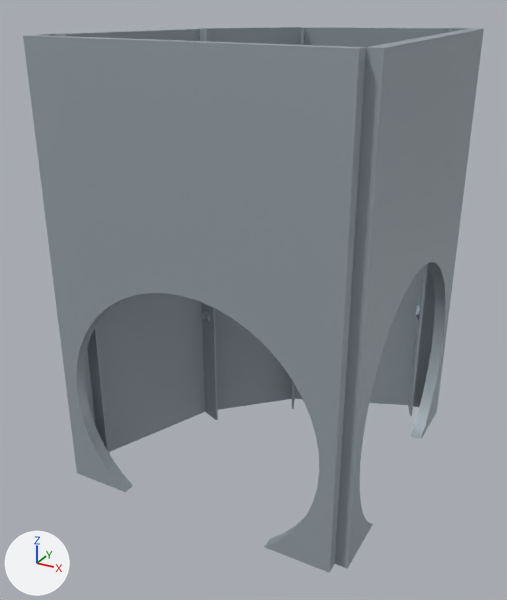
What one commit did to the glTF model Dalek_City/assets/models/Skaro.glb.
Both versions are drawn from a 50 mm lens placed at (0.09, -3.73, 3.87), pointed at (-2.52, 1.02, 1.5). The lights are fixed; the arrows at lower left show +X, +Y and +Z. Where no turn or scale is listed for an object, it has been applied to the vertices.

In view in the first picture: 'Arch Round.001', 'Arch Round.010', 'DoorOpener.001', 'DoorOpener.002', 'Doorframe.001', 'Doorframe.002', 'Doorpanel.001', 'Doorpanel.002', "Panel - 3'", 'Planel - 6".000', 'Planel - 6".001'.
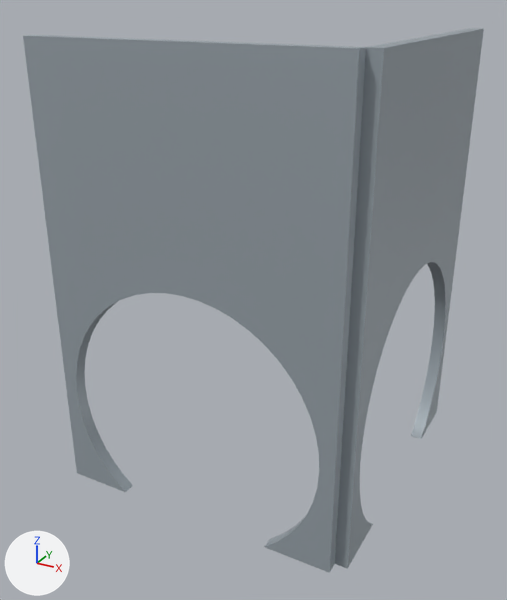
Commit message: Reduced to two Arches

The change in detail:
Object "Panel - 3'" (ob_panel___3) is deleted.
Object 'Planel - 6".000' (ob_planel___6__000) is deleted.
Object 'Planel - 6".001' (ob_planel___6__001) is deleted.
Object 'Doorframe.001' (ob_doorframe_001) is deleted.
Object 'DoorOpener.001' (ob_dooropener_001) is deleted.
Object 'Doorpanel.001' (ob_doorpanel_001) is deleted.
Object 'Doorframe.002' (ob_doorframe_002) is deleted.
Object 'DoorOpener.002' (ob_dooropener_002) is deleted.
Object 'Doorpanel.002' (ob_doorpanel_002) is deleted.

Where the change shows, as pixel boxes [x1, y1, x2, y2] in the pictures (507 x 600 px):
'Doorpanel.002', deleted
    before: [97, 293, 205, 452]
"Panel - 3'", deleted
    before: [202, 27, 302, 410]
'Doorframe.002', deleted
    before: [54, 29, 218, 454]
'Doorpanel.001', deleted
    before: [295, 268, 422, 405]
'Doorframe.001', deleted
    before: [292, 27, 453, 416]
'Planel - 6".001', deleted
    before: [413, 28, 470, 407]
'Planel - 6".000', deleted
    before: [42, 34, 96, 426]
'DoorOpener.002', deleted
    before: [202, 310, 211, 322]
'DoorOpener.001', deleted
    before: [415, 305, 420, 317]
